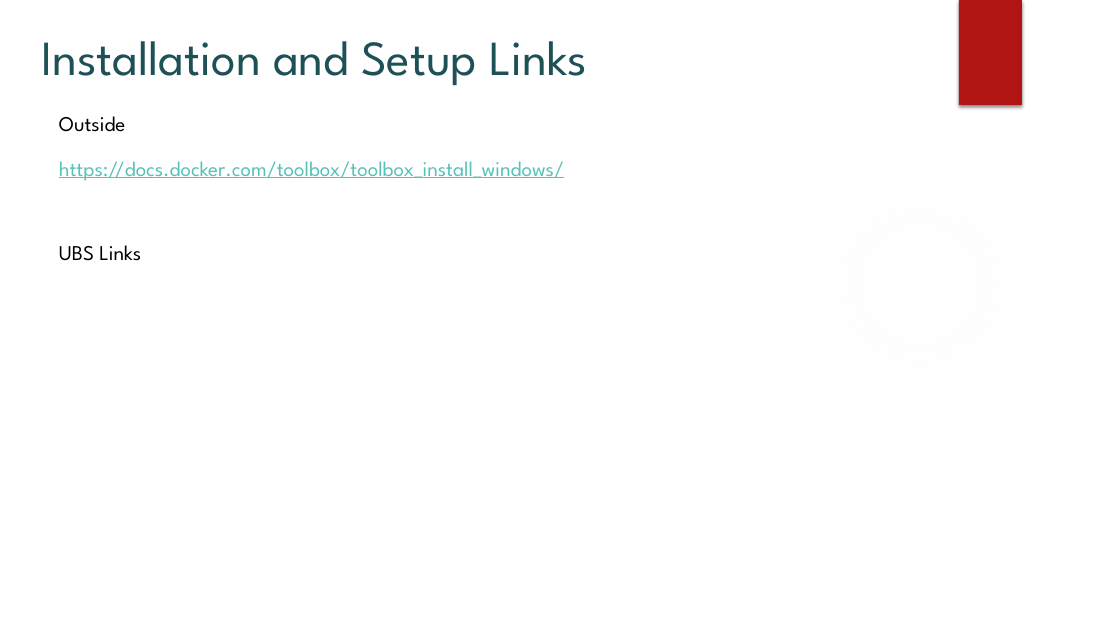
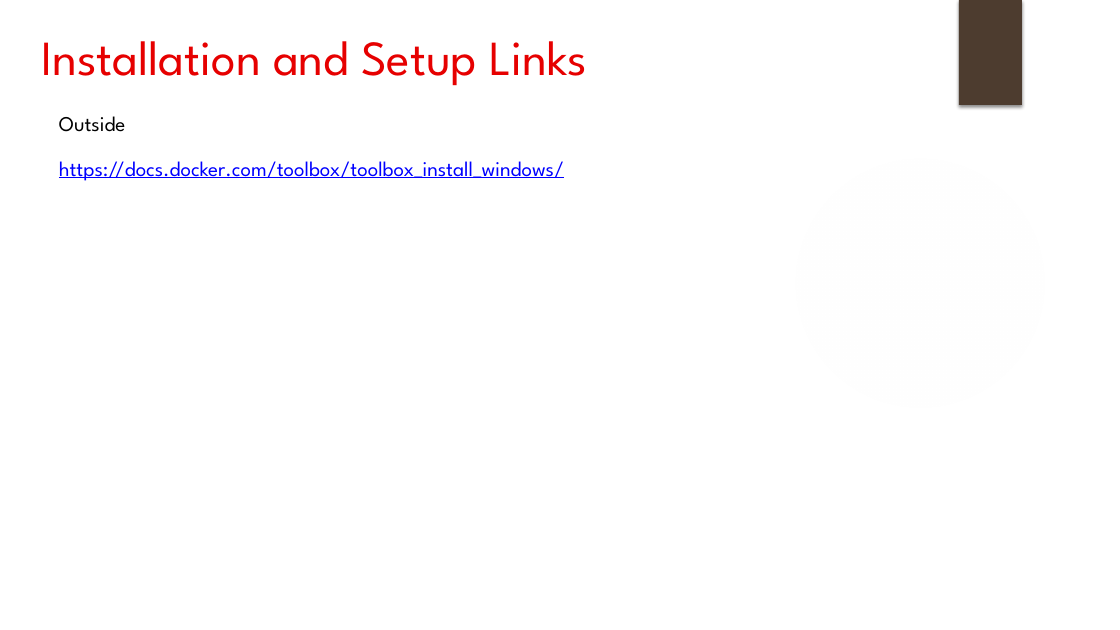
Before and after one commit to CodeItOnGit/presentations, a slide deck: slide 7 of DockerSeries/Part1-Fundamentals/Docker Fundamentals.pptx. Drawn at 1120x630 pixels with LibreOffice and Linux fonts; fonts in the diff are those of the drawing; background and template pictures are left out. Boxes give left, top, right and bottom in pixels: in the first picture for what was removed or moved away, otherwise in the second. Text is boxed around its words. In the diff, an @@ line names an element or a change of style, - is before the commit and + after.

Commit message:
Completed deck for Docker Fundamentals

```diff
--- a/DockerSeries/Part1-Fundamentals/Docker Fundamentals.pptx
+++ b/DockerSeries/Part1-Fundamentals/Docker Fundamentals.pptx
@@ title "Installation and Setup Links" at [41, 41, 587, 86]: text colour #1E5155 to #E60000 @@
@@ rectangle at [959, 0, 1022, 105]: fill #B01513 to #4D3C2F @@
@@ text "https://docs.docker.com/toolbox/toolbox_install_windows/" at [59, 161, 564, 181]: text colour #58C1BA to #0000FF @@
@@ text removed at [59, 245, 141, 261] @@
-UBS Links
```
Also in this commit, not shown: 14 other slides changed, 6 slides added, 2 slides removed.
